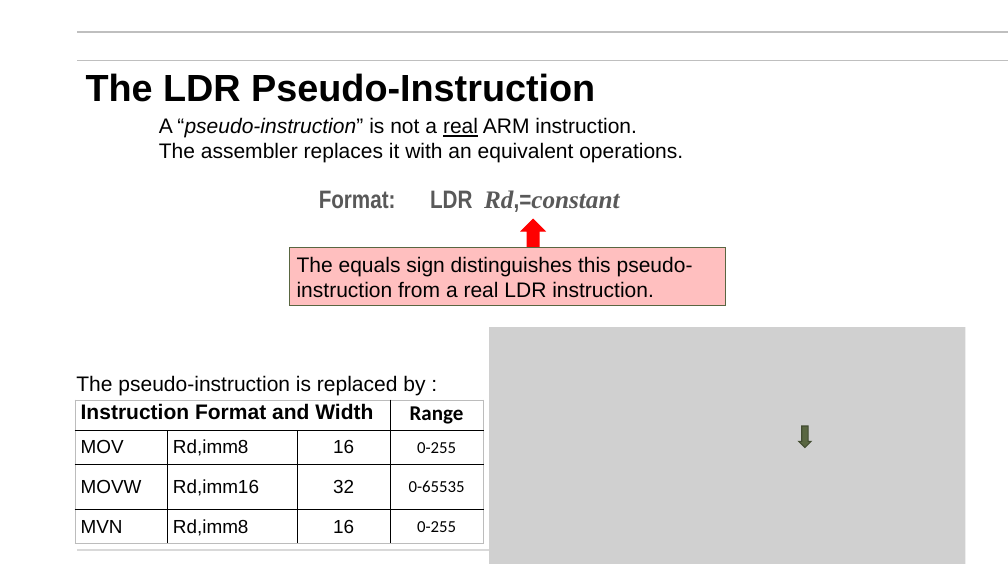
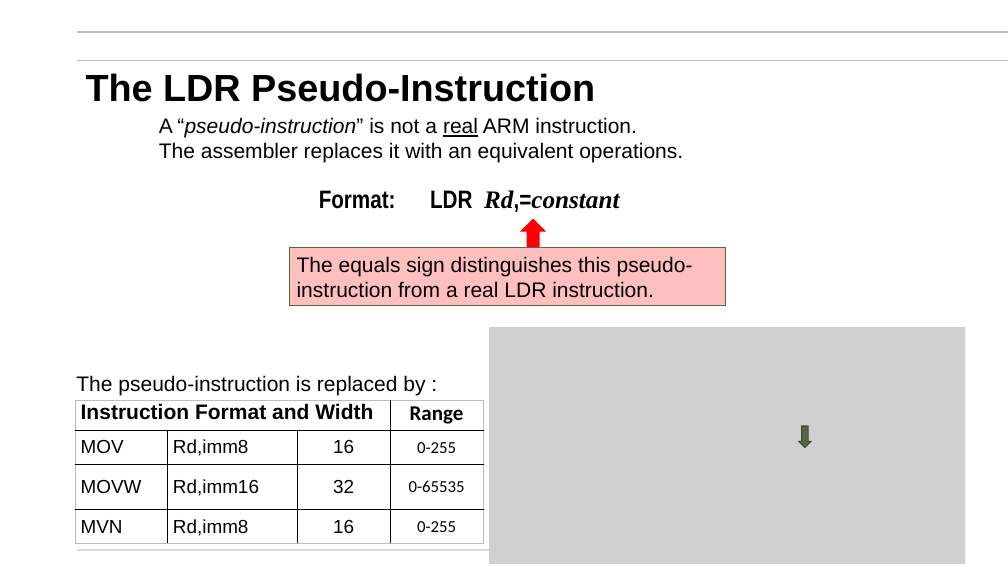
Before and after one commit to mikegrace2/CSEN20-Fall2026-Course-Website, a slide deck: slide 7 of Week03_CopyingData/Ch04_CopyingData_V4.pptx. Drawn at 1008x567 pixels with LibreOffice and Linux fonts; fonts in the diff are those of the drawing; grey boxes stand for pictures; background and template pictures are left out. Boxes give left, top, right and bottom in pixels: in the first picture for what was removed or moved away, otherwise in the second. Text is boxed around its words. In the diff, an @@ line names an element or a change of style, - is before the commit and + after.

```diff
--- a/Week03_CopyingData/Ch04_CopyingData_V4.pptx
+++ b/Week03_CopyingData/Ch04_CopyingData_V4.pptx
@@ text "Format: LDR Rd,=constant" at (319, 190, 619, 212): text colour #595959 to #000000 @@
```
Also in this commit, not shown: 1 other file.
